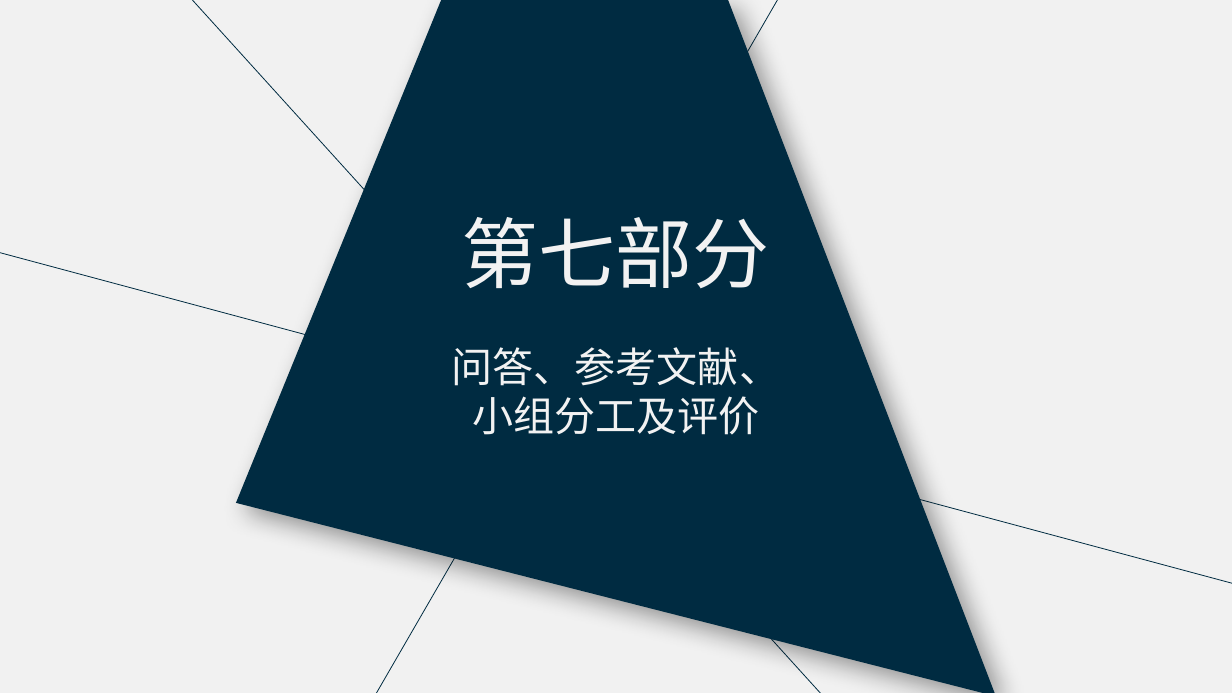
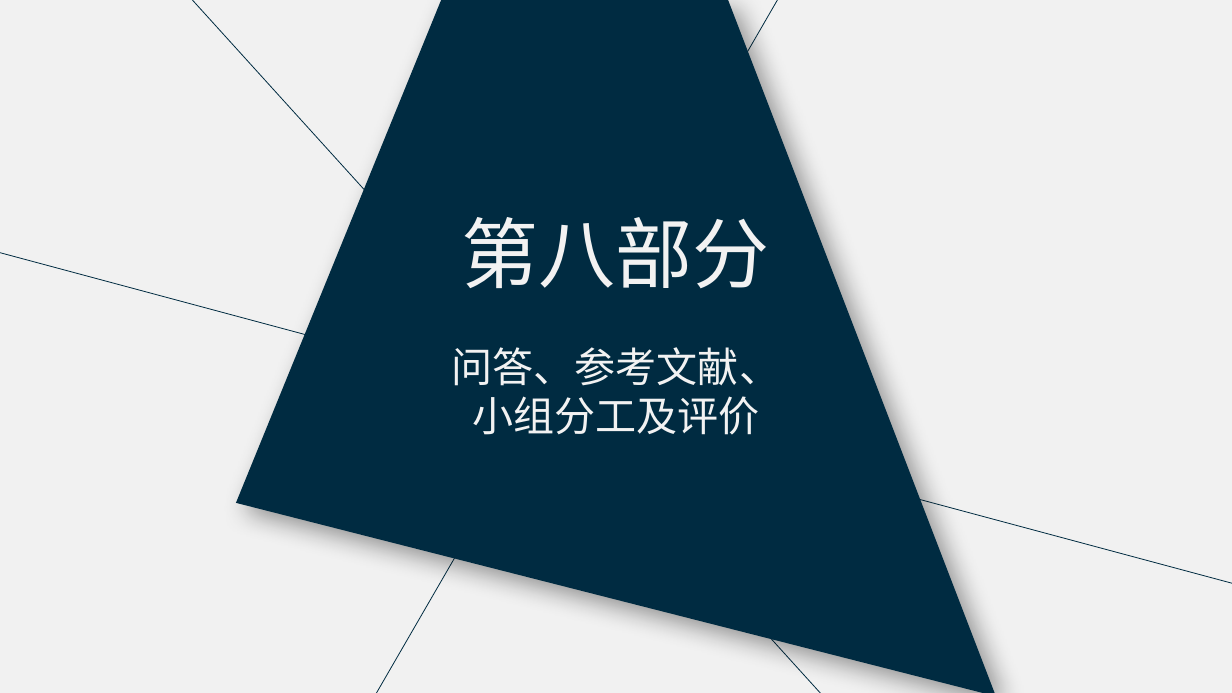
Before and after one commit to PRD2018-G18/PRD2018, a slide deck: slide 45 of 非受控文档/过程文档/UML工具/UML工具.pptx (slide 55 before the commit). Drawn at 1232x693 pixels with LibreOffice and Linux fonts; fonts in the diff are those of the drawing. Boxes give left, top, right and bottom in pixels: in the first picture for what was removed or moved away, otherwise in the second. Text is boxed around its words. In the diff, an @@ line names an element or a change of style, - is before the commit and + after.

```diff
--- a/非受控文档/过程文档/UML工具/UML工具.pptx
+++ b/非受控文档/过程文档/UML工具/UML工具.pptx
@@ text at (462, 217, 770, 289): text changed @@
-第七部分
+第八部分
```
Also in this commit, not shown: 15 other slides changed, 5 slides added, 15 slides removed.
